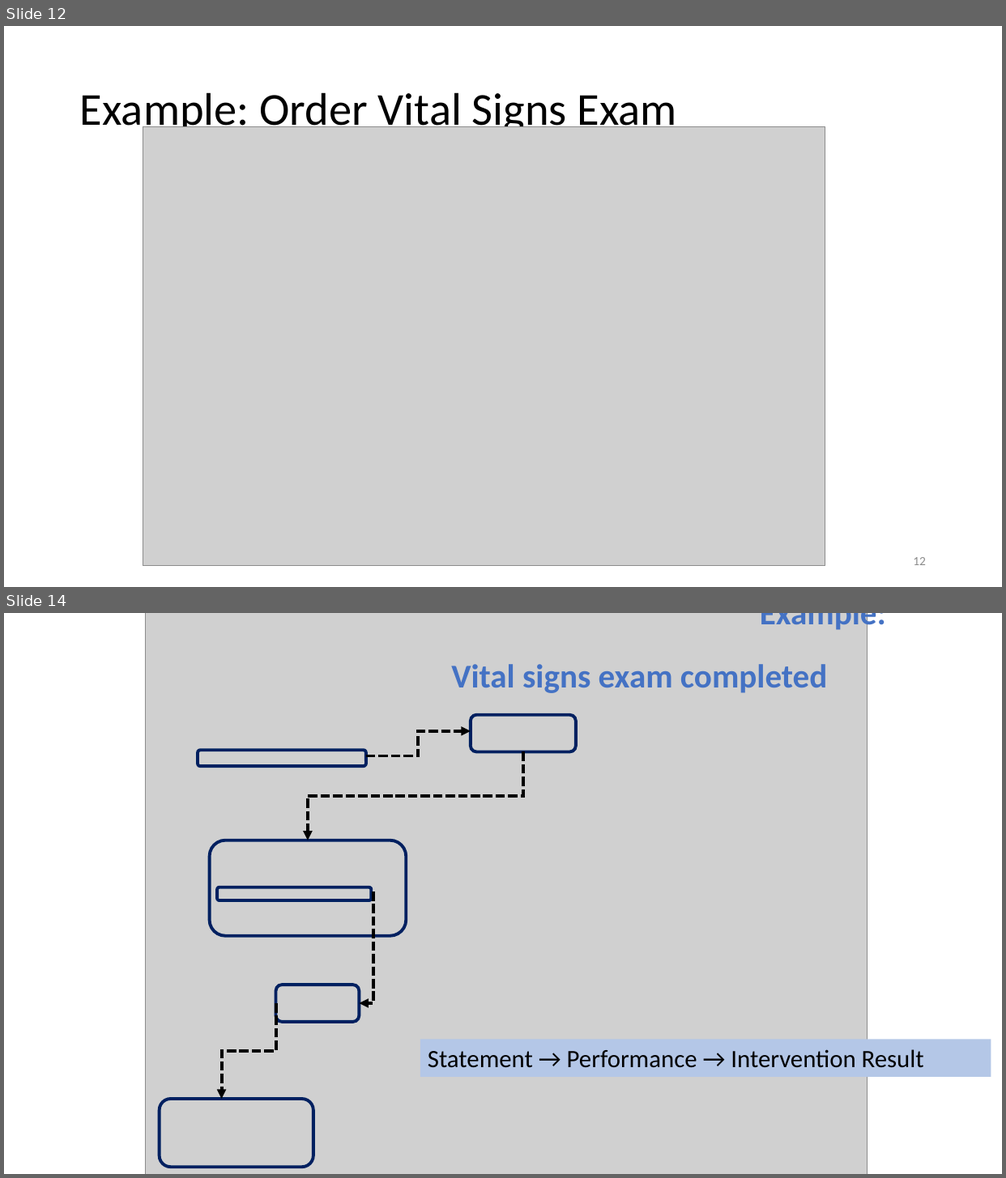
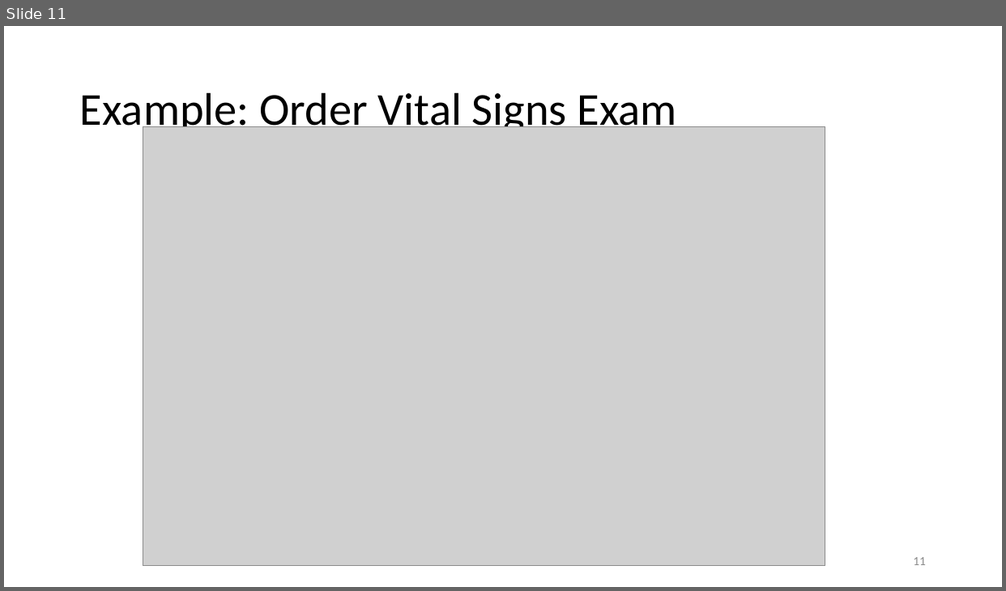
Before and after one commit to HL7/ANF, a slide deck: src/main/uml/doc/ANF Reference Model.pptx. Shown one above the other, each under a label of ours: slides 12 and 14 before the commit, slide 11 after it; the slides between them are not shown. The pictures are 1006x1178 and 1006x591 pixels, drawn with LibreOffice and Linux fonts; fonts in the diff are those of the drawing; grey boxes stand for pictures. Boxes give left, top, right and bottom in pixels: in the first picture for what was removed or moved away, otherwise in the second. Text is boxed around its words. In the diff, an @@ line names an element or a change of style, - is before the commit and + after.

```diff
--- a/src/main/uml/doc/ANF Reference Model.pptx
+++ b/src/main/uml/doc/ANF Reference Model.pptx
@@ slide 14 removed at [4,613,1002,1174], background #FFFFFF @@
@@ picture removed at [146,613,868,1174] @@
@@ text removed at [451,613,886,693] @@
-Example:
-Vital signs exam completed
@@ elbow arrow removed from (366, 756) to (471, 731) @@
@@ rounded rectangle removed at [471,715,576,752] @@
@@ rounded rectangle removed at [198,750,366,766] @@
@@ elbow arrow removed from (523, 752) to (308, 841) @@
@@ rounded rectangle removed at [210,841,407,936] @@
@@ rounded rectangle removed at [217,888,372,901] @@
@@ elbow arrow removed from (374, 892) to (359, 1003) @@
@@ rounded rectangle removed at [275,985,359,1023] @@
@@ elbow arrow removed from (275, 1003) to (222, 1099) @@
@@ rectangle removed at [420,1040,991,1077] @@
-Statement → Performance → Intervention Result
@@ rounded rectangle removed at [159,1099,313,1167] @@
@@ what was slide 12 is now slide 11 @@
@@ page number at [913,557,926,565]: text changed @@
-12
+11
```
Also in this commit, not shown: 4 slides changed, 1 slide added, 6 other slides removed.
